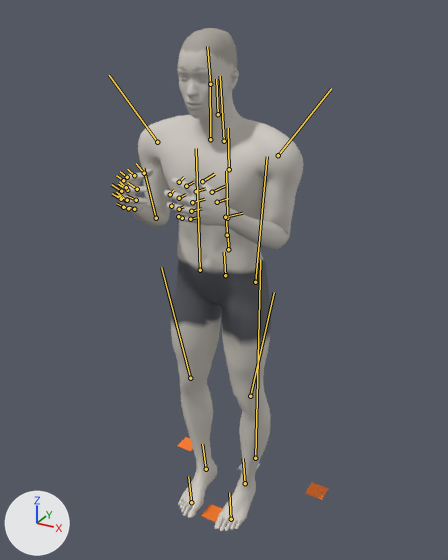
What one commit did to the glTF model exports/three-point-standing-hops.glb.
Before and after are seen from a 50 mm camera at (0.973, -2.068, 1.89) aimed at (0.01, -0.318, 1.015). Lighting does not change. The marker at lower left points along +X, +Y and +Z. The first picture is the older version. Both versions are drawn at frame 39 of the action 'three-point-standing-hops_left'; the numbers are the values there. The bones that change, and the others that lie on the model, are drawn over the model as lines.
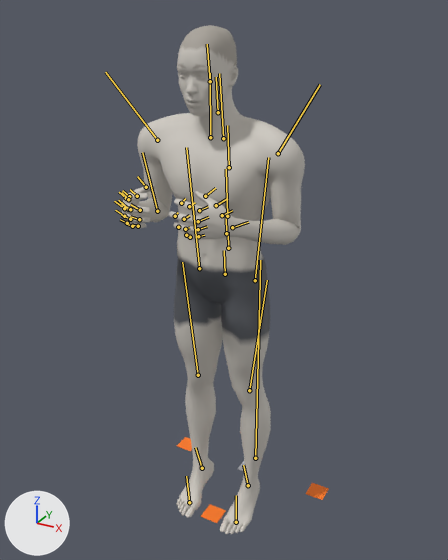
ob_props is not drawn itself; it is the parent of ob_markcenter, ob_markleft, ob_markforward, ob_markright.

Pixel boxes [x1, y1, x2, y2] of what changed, in the pictures (448 x 560 px):
'Mesh_0', posed: before [119, 28, 303, 532]; after [122, 25, 305, 534]
'markForward', posed: before [201, 504, 223, 522]; after [201, 504, 226, 523]
'markLeft', posed: before [305, 483, 328, 500]; after [306, 483, 329, 500]
'markCenter', posed: before [238, 464, 260, 470]; after [238, 461, 245, 471]
bone 'pelvis', root to tip: before (225, 275) to (224, 252); after (225, 274) to (224, 250)
bone 'upperarm_l', root to tip: before (278, 155) to (331, 88); after (278, 153) to (320, 84)
bone 'upperarm_r', root to tip: before (157, 142) to (109, 75); after (157, 140) to (105, 72)
bone 'thigh_l', root to tip: before (255, 282) to (267, 156); after (255, 280) to (268, 157)
bone 'calf_l', root to tip: before (250, 396) to (274, 292); after (249, 390) to (267, 280)
bone 'foot_l', root to tip: before (245, 483) to (243, 458); after (248, 485) to (243, 465)
bone 'ball_l', root to tip: before (231, 519) to (229, 492); after (236, 522) to (236, 495)
bone 'thigh_r', root to tip: before (200, 270) to (196, 148); after (199, 268) to (186, 147)
bone 'calf_r', root to tip: before (190, 378) to (161, 267); after (198, 375) to (182, 262)
bone 'foot_r', root to tip: before (206, 469) to (202, 444); after (202, 468) to (195, 447)
bone 'ball_r', root to tip: before (191, 502) to (188, 476); after (189, 502) to (186, 476)

What changed in the scene script:
```text
Change bone_pelvis:
    where bone_pelvis = bpy.data.objects['Body'].pose.bones['pelvis']  # child of 'Root'
    bone_pelvis.location: (0.283, 0.04, 0.0) -> (0.285, 0.047, 0.0)
Change bone_upperarm_l:
    where bone_upperarm_l = bpy.data.objects['Body'].pose.bones['upperarm_l']  # child of 'clavicle_l'
    bone_upperarm_l.rotation_quaternion: (0.937, -0.343, -0.067, 0.031) -> (0.947, -0.314, -0.043, -0.055)  # degrees (-40, -6, 6) -> degrees (-36, -7, -4)
Change bone_upperarm_r:
    where bone_upperarm_r = bpy.data.objects['Body'].pose.bones['upperarm_r']  # child of 'clavicle_r'
    bone_upperarm_r.rotation_quaternion: (0.937, 0.343, 0.067, 0.031) -> (0.947, 0.314, 0.043, -0.055)  # degrees (40, 6, 6) -> degrees (36, 7, -4)
Change bone_thigh_l:
    where bone_thigh_l = bpy.data.objects['Body'].pose.bones['thigh_l']  # child of 'pelvis'
    bone_thigh_l.rotation_quaternion: (0.996, -0.025, 0.009, 0.079) -> (0.998, -0.046, 0.012, 0.045)  # degrees (-3, 1, 9) -> degrees (-5, 2, 5)
Change bone_calf_l:
    where bone_calf_l = bpy.data.objects['Body'].pose.bones['calf_l']  # child of 'thigh_l'
    bone_calf_l.rotation_quaternion: (0.995, -0.074, 0.009, -0.058) -> (1.0, -0.017, 0.002, 0.01)  # degrees (-9, 0, -7) -> degrees (-2, 0, 1)
Change bone_foot_l:
    where bone_foot_l = bpy.data.objects['Body'].pose.bones['foot_l']  # child of 'calf_l'
    bone_foot_l.rotation_quaternion: (0.992, 0.098, -0.024, -0.047) -> (0.983, 0.058, -0.019, -0.162)  # degrees (11, -2, -6) -> degrees (7, -1, -19)
Change bone_ball_l:
    where bone_ball_l = bpy.data.objects['Body'].pose.bones['ball_l']  # child of 'foot_l'
    bone_ball_l.rotation_quaternion: (0.999, -0.002, -0.001, 0.029) -> (0.99, -0.007, -0.005, 0.123)  # degrees (0, 0, 3) -> degrees (-1, 0, 14)
Change bone_thigh_r:
    where bone_thigh_r = bpy.data.objects['Body'].pose.bones['thigh_r']  # child of 'pelvis'
    bone_thigh_r.rotation_quaternion: (0.996, 0.025, -0.009, 0.079) -> (0.998, 0.046, -0.012, 0.045)  # degrees (3, -1, 9) -> degrees (5, -2, 5)
Change bone_calf_r:
    where bone_calf_r = bpy.data.objects['Body'].pose.bones['calf_r']  # child of 'thigh_r'
    bone_calf_r.rotation_quaternion: (0.995, 0.074, -0.009, -0.058) -> (1.0, 0.017, -0.002, 0.01)  # degrees (9, 0, -7) -> degrees (2, 0, 1)
Change bone_foot_r:
    where bone_foot_r = bpy.data.objects['Body'].pose.bones['foot_r']  # child of 'calf_r'
    bone_foot_r.rotation_quaternion: (0.992, -0.098, 0.024, -0.047) -> (0.983, -0.058, 0.019, -0.162)  # degrees (-11, 2, -6) -> degrees (-7, 1, -19)
Change bone_ball_r:
    where bone_ball_r = bpy.data.objects['Body'].pose.bones['ball_r']  # child of 'foot_r'
    bone_ball_r.rotation_quaternion: (0.999, 0.002, 0.001, 0.029) -> (0.99, 0.007, 0.005, 0.123)  # degrees (0, 0, 3) -> degrees (1, 0, 14)
```
